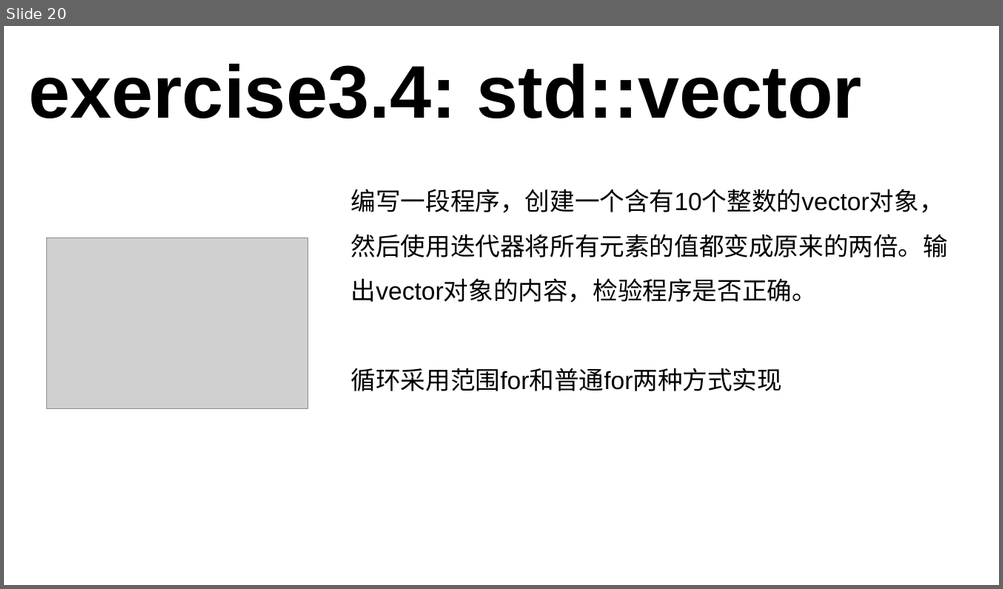
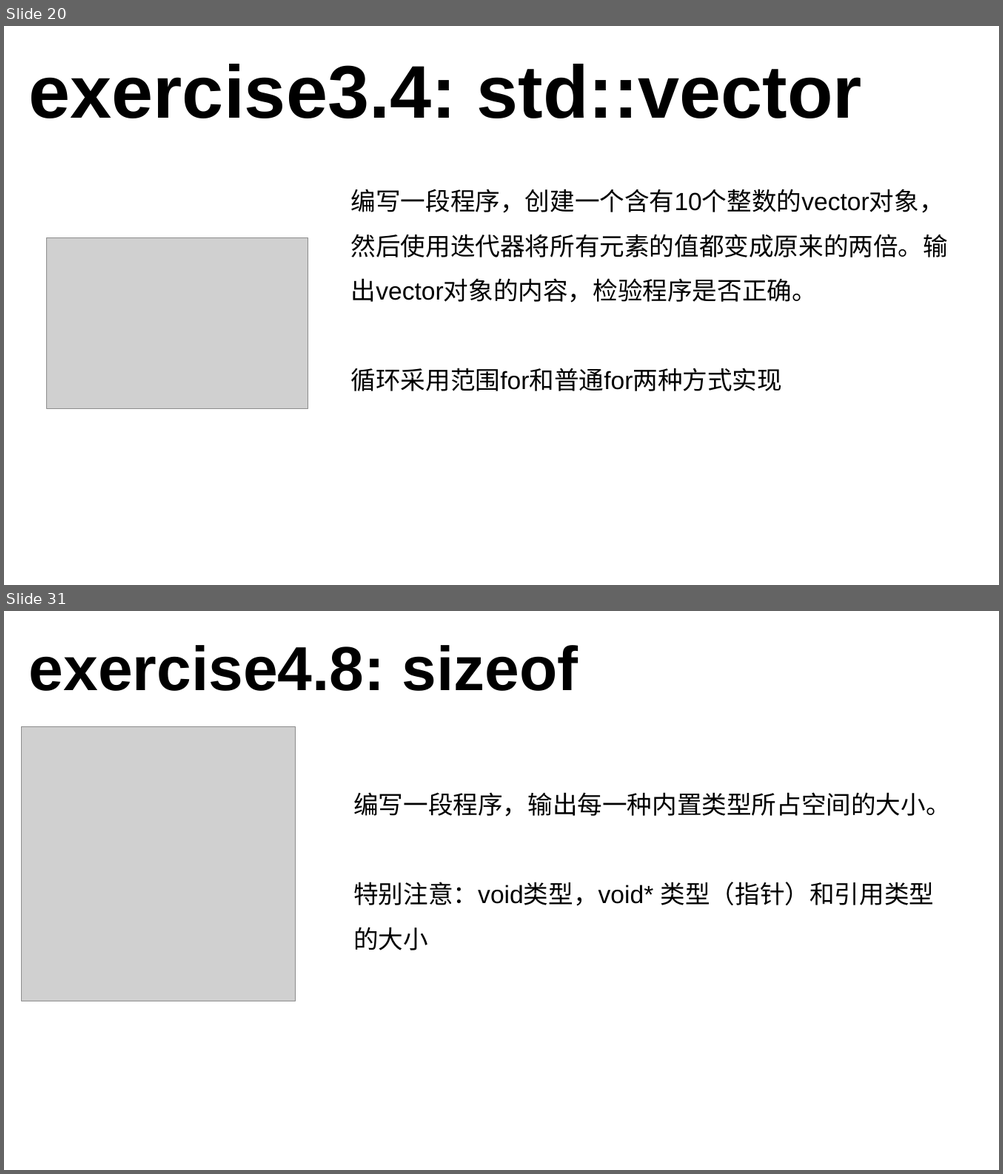
Before and after one commit to 3417725275/CPP_Study, a slide deck: C++课件.pptx. Shown one above the other, each under a label of ours: slide 20 before the commit, slides 20 and 31 after it; the slides between them are not shown. The pictures are 1003x589 and 1003x1174 pixels, drawn with LibreOffice and Linux fonts; fonts in the diff are those of the drawing; grey boxes stand for pictures. Boxes give left, top, right and bottom in pixels: in the first picture for what was removed or moved away, otherwise in the second. Text is boxed around its words. In the diff, an @@ line names an element or a change of style, - is before the commit and + after.

```diff
--- a/C++课件.pptx
+++ b/C++课件.pptx
@@ slide 31 added at (x1=4, y1=611, x2=999, y2=1170), background #FFFFFF @@
@@ text added at (x1=29, y1=645, x2=578, y2=691), 60 pt, text #000000, bold @@
+exercise4.8: sizeof
@@ picture added at (x1=22, y1=727, x2=296, y2=1001) @@
@@ text added at (x1=353, y1=792, x2=950, y2=951), 24 pt, text #000000 @@
+编写一段程序，输出每一种内置类型所占空间的大小。
+特别注意：void类型，void* 类型（指针）和引用类型 的大小
```
Also in this commit, not shown: 3 slides changed, 8 other slides added, 1 slide removed, 1 other file.
